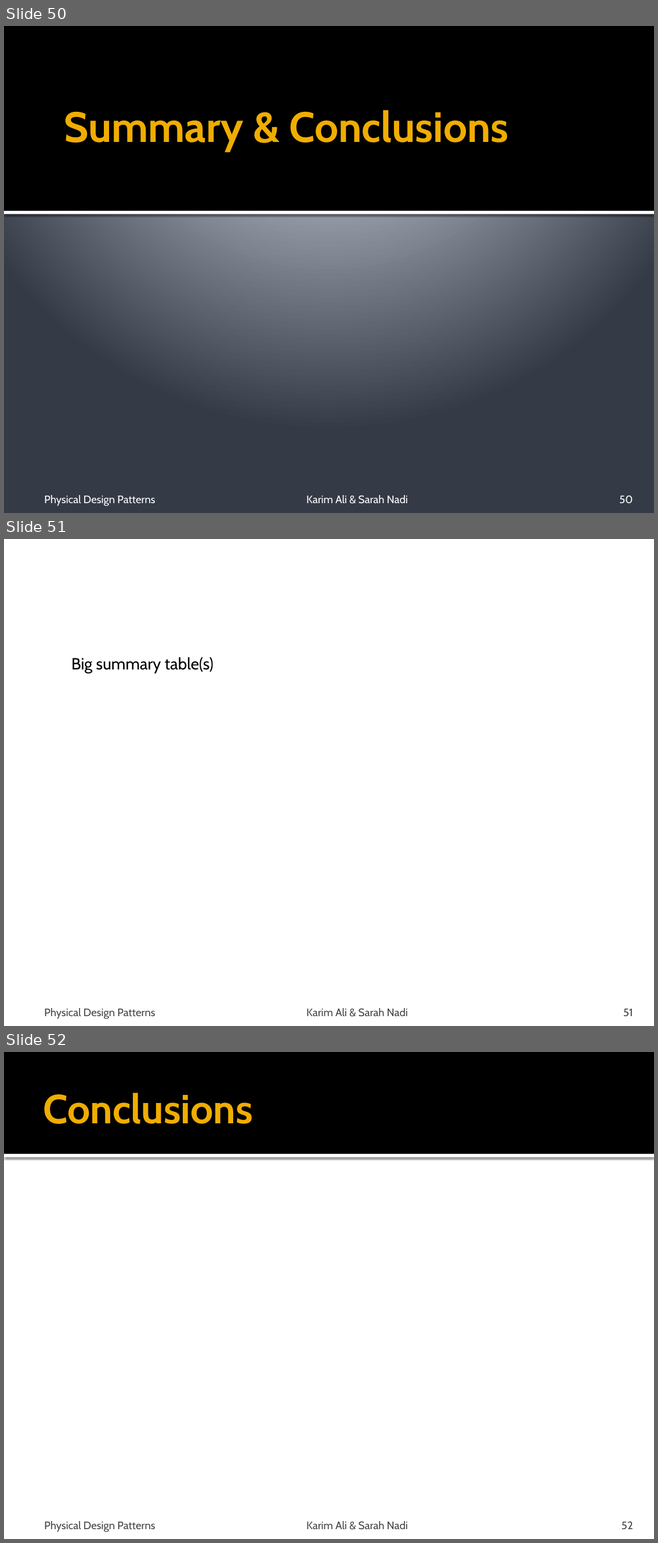
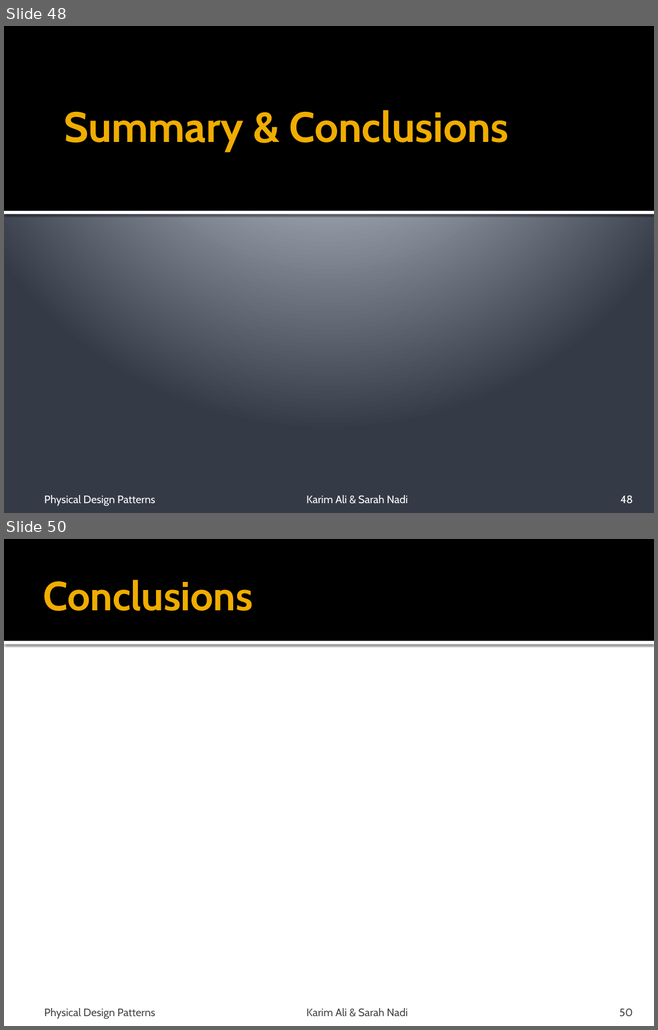
Before and after one commit to snadi/cs848-db, a slide deck: cs848-db/PhysDesignPres.pptx. Shown one above the other, each under a label of ours: slides 50, 51 and 52 before the commit, slides 48 and 50 after it; the slides between them are not shown. The pictures are 658x1543 and 658x1030 pixels, drawn with LibreOffice and Linux fonts; fonts in the diff are those of the drawing. Boxes give left, top, right and bottom in pixels: in the first picture for what was removed or moved away, otherwise in the second. Text is boxed around its words. In the diff, an @@ line names an element or a change of style, - is before the commit and + after.

```diff
--- a/cs848-db/PhysDesignPres.pptx
+++ b/cs848-db/PhysDesignPres.pptx
@@ slide 51 removed at [4,539,654,1026], background #FFFFFF @@
@@ text removed at [71,657,213,674] @@
-Big summary table(s)
@@ text removed at [44,1008,155,1019] @@
-Physical Design Patterns
@@ text removed at [306,1008,408,1017] @@
-Karim Ali & Sarah Nadi
@@ page number removed at [623,1009,633,1016] @@
-51
@@ what was slide 50 is now slide 48 @@
@@ page number at [620,495,633,504]: text changed @@
-50
+48
@@ what was slide 52 is now slide 50 @@
@@ page number at [619,1008,632,1017]: text changed @@
-52
+50
```
Also in this commit, not shown: 10 slides changed, 1 other slide removed, 3 other files.
